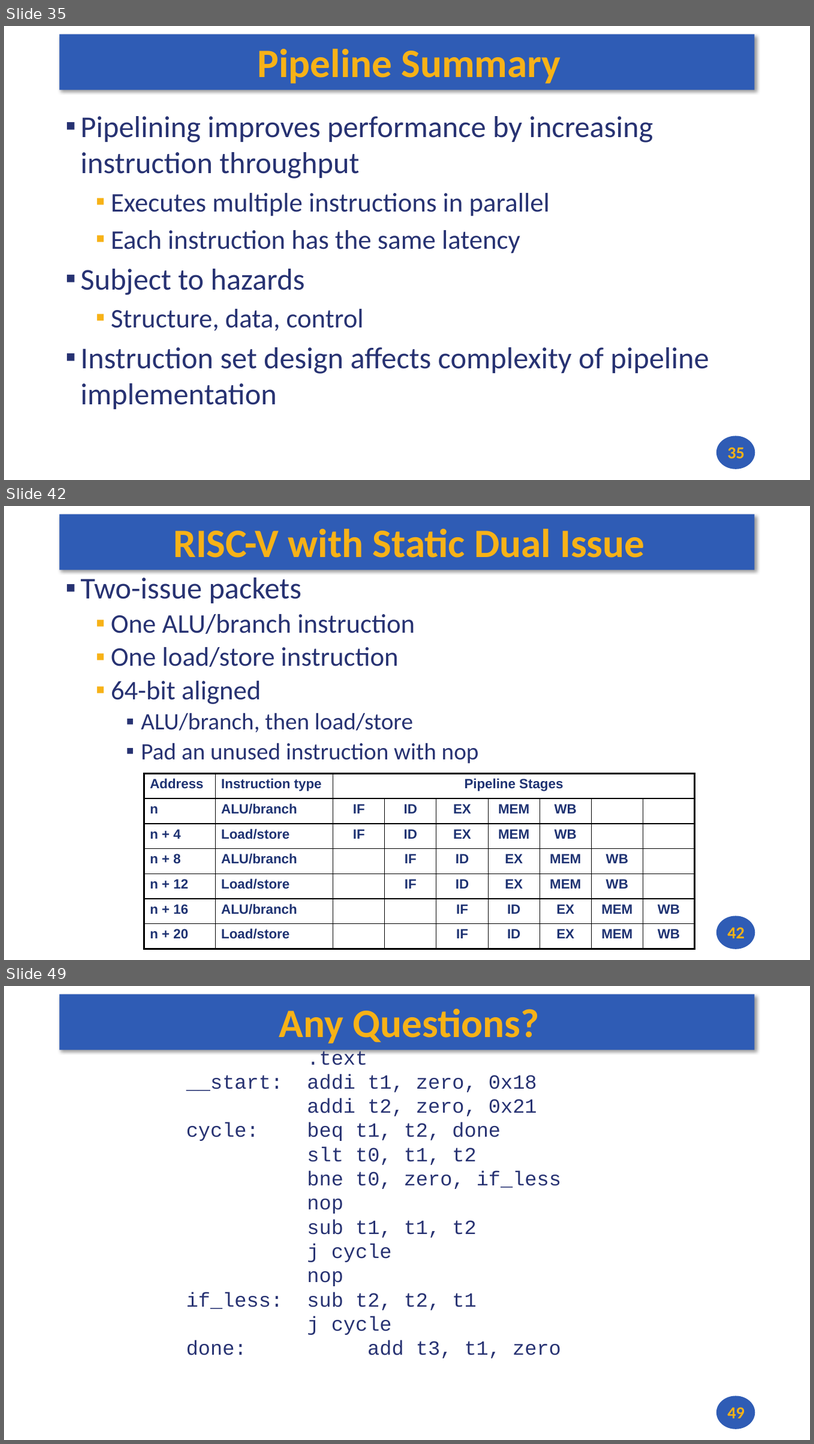
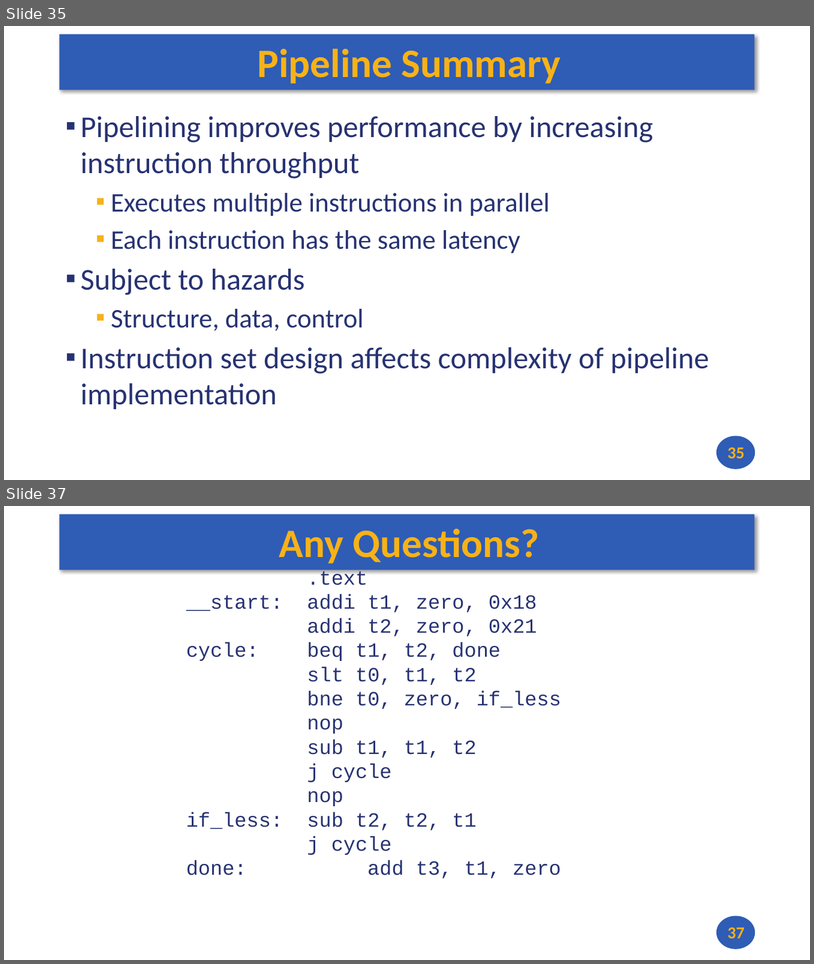
Before and after one commit to andrewt0301/hse-acos-course, a slide deck: docs/part1ca/10_Pipeline/CA_Lecture_10.pptx. Shown one above the other, each under a label of ours: slides 35, 42 and 49 before the commit, slides 35 and 37 after it; the slides between them are not shown. The pictures are 814x1444 and 814x964 pixels, drawn with LibreOffice and Linux fonts; fonts in the diff are those of the drawing. Boxes give left, top, right and bottom in pixels: in the first picture for what was removed or moved away, otherwise in the second. Text is boxed around its words. In the diff, an @@ line names an element or a change of style, - is before the commit and + after.

```diff
--- a/docs/part1ca/10_Pipeline/CA_Lecture_10.pptx
+++ b/docs/part1ca/10_Pipeline/CA_Lecture_10.pptx
@@ slide 42 removed at box(4, 506, 810, 960), background #FFFFFF; not listed: 2 template elements that a slide beside it also shows @@
@@ title removed at box(173, 528, 645, 558) @@
-RISC-V with Static Dual Issue
@@ text removed at box(81, 577, 479, 763) @@
-▪ Two-issue packets
-  ▪ One ALU/branch instruction
-  ▪ One load/store instruction
-  ▪ 64-bit aligned
-    ▪ ALU/branch, then load/store
-    ▪ Pad an unused instruction with nop
@@ table removed at box(144, 774, 693, 949), 7 rows, 9 columns @@
-Address | Instruction type | Pipeline Stages |  |  |  |  |  | 
-n | ALU/branch | IF | ID | EX | MEM | WB |  | 
-n + 4 | Load/store | IF | ID | EX | MEM | WB |  | 
-n + 8 | ALU/branch |  | IF | ID | EX | MEM | WB | 
-n + 12 | Load/store |  | IF | ID | EX | MEM | WB | 
-n + 16 | ALU/branch |  |  | IF | ID | EX | MEM | WB
-n + 20 | Load/store |  |  | IF | ID | EX | MEM | WB
@@ page number removed at box(728, 927, 744, 938) @@
-42
@@ what was slide 49 is now slide 37 @@
@@ page number at box(728, 927, 744, 938): text changed @@
-49
+37
```
Also in this commit, not shown: 1 slide changed, 11 other slides removed, 1 other file.
